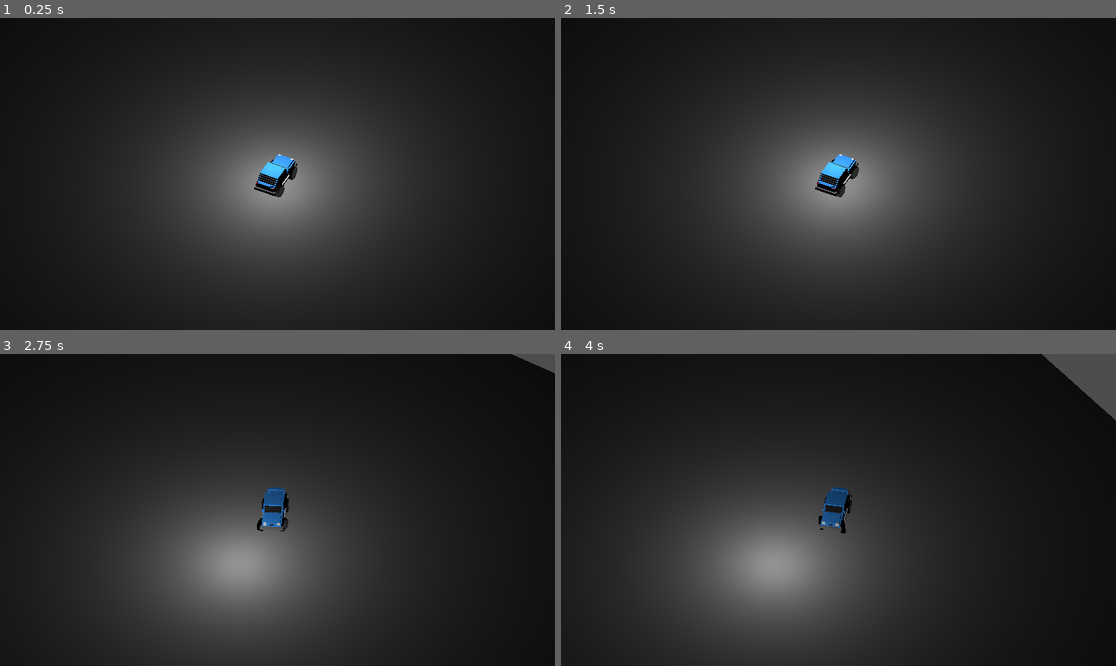
Above: before the commit, frames 1-4 (two rows, left to right).
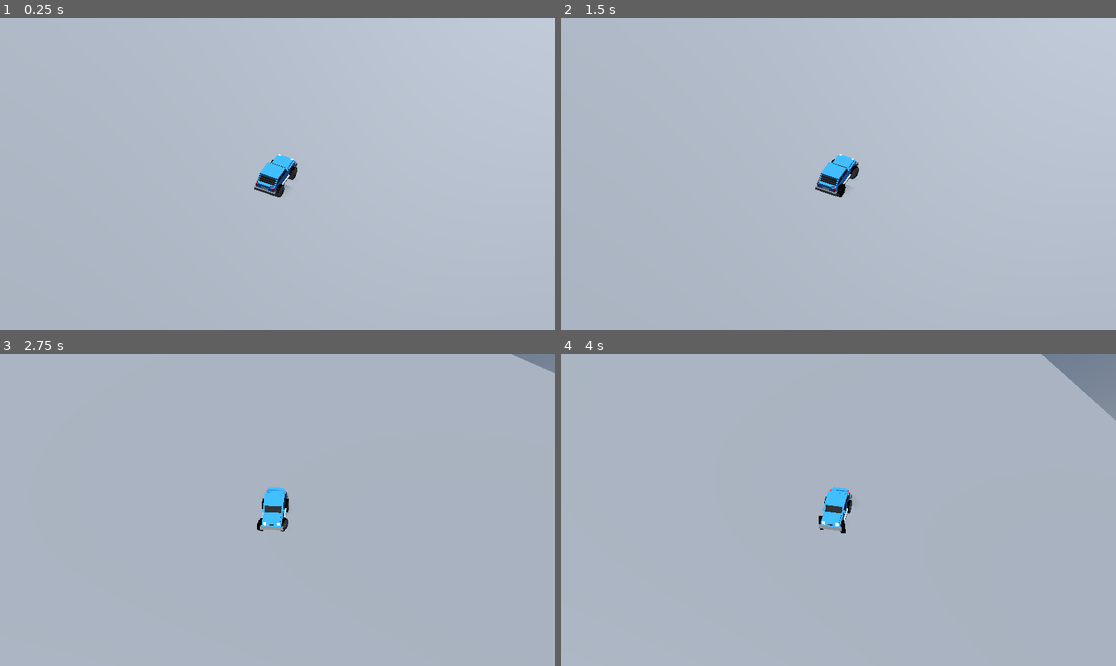
Above: after the commit, the same moments.

Repository: gex194/rally-game
Game: Godot game, scene res://Scenes/main.tscn
Same seed, same stepped clock (60 frames per second), same inputs: the game is played once before the commit and once after it.
Inputs:
- Up to frame 1 (0.25 s): no input
- Up to frame 2 (1.5 s): hold D (Right) 0.53-1.28 s; tap Enter at 1.25 s; hold S (Back) from 1.28 s (still down)
- Up to frame 3 (2.75 s): release S (Back) at 2.03 s; hold D (Right) from 2.03 s (still down)
- Up to frame 4 (4 s): release D (Right) at 2.78 s; hold W (Forward) 2.78-3.53 s; hold A (Left) from 3.53 s (still down)

The runs differ from the first frame. In frame 1, 100% of the frame differs, in the area x 0-100%, y 0-100%; in frame 2, 100%; in frame 3, 100%; in frame 4, 100%.

Commit message:
Possible fix for materials

Diff:
--- a/Scenes/main.tscn
+++ b/Scenes/main.tscn
@@ -10,6 +10,16 @@
 
 [sub_resource type="ConcavePolygonShape3D" id="ConcavePolygonShape3D_b5w65"]
 data = PackedVector3Array(-25, 0.25, 25, 25, 0.25, 25, -25, -0.25, 25, 25, 0.25, 25, 25, -0.25, 25, -25, -0.25, 25, 25, …(464 unchanged characters)…
+
+[sub_resource type="ProceduralSkyMaterial" id="ProceduralSkyMaterial_cd3f4"]
+
+[sub_resource type="Sky" id="Sky_c1fr1"]
+sky_material = SubResource("ProceduralSkyMaterial_cd3f4")
+
+[sub_resource type="Environment" id="Environment_7sh71"]
+background_mode = 2
+sky = SubResource("Sky_c1fr1")
+reflected_light_source = 2
 
 [node name="Main" type="Node3D"]
 
@@ -28,8 +38,13 @@
 
 [node name="Car" parent="." instance=ExtResource("1_v5uep")]
 
-[node name="OmniLight3D" type="OmniLight3D" parent="."]
-transform = Transform3D(1, 0, 0, 0, 1, 0, 0, 0, 1, 0, 3.20646, 0)
-light_energy = 2.778
+[node name="WorldEnvironment" type="WorldEnvironment" parent="."]
+environment = SubResource("Environment_7sh71")
+
+[node name="DirectionalLight3D" type="DirectionalLight3D" parent="."]
+transform = Transform3D(1, 0, 0, 0, 0.841086, 0.540901, 0, -0.540901, 0.841086, 0, 46.5992, 0)
+light_volumetric_fog_energy = 4.048
+light_angular_distance = 3.5
 shadow_enabled = true
-omni_range = 1757.21
+shadow_blur = 6.656
+directional_shadow_blend_splits = true
Not shown: 1 places in Scenes/main.tscn that only renumber resources
Not shown, changed: Build/index.html
Not shown, changed: Build/index.pck
